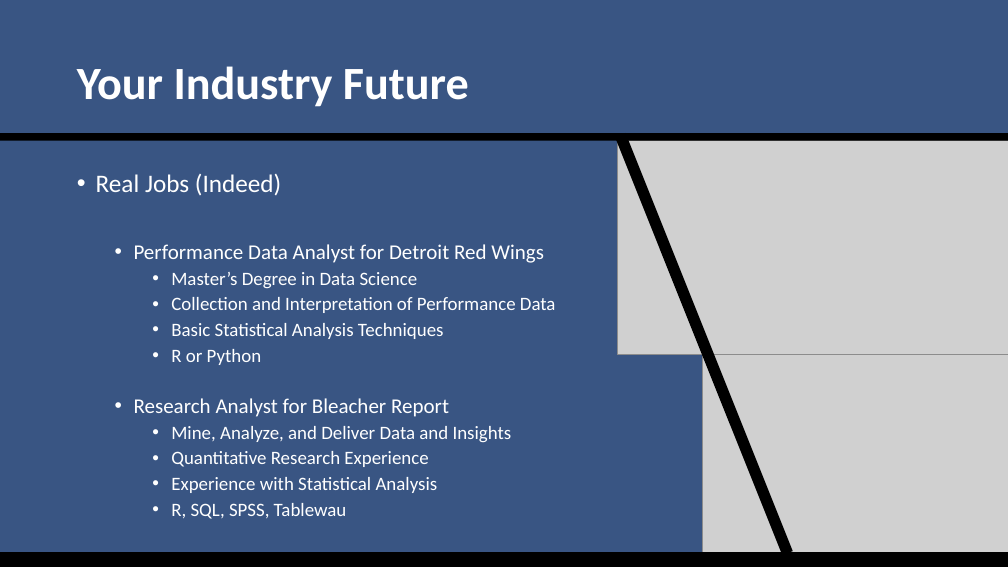
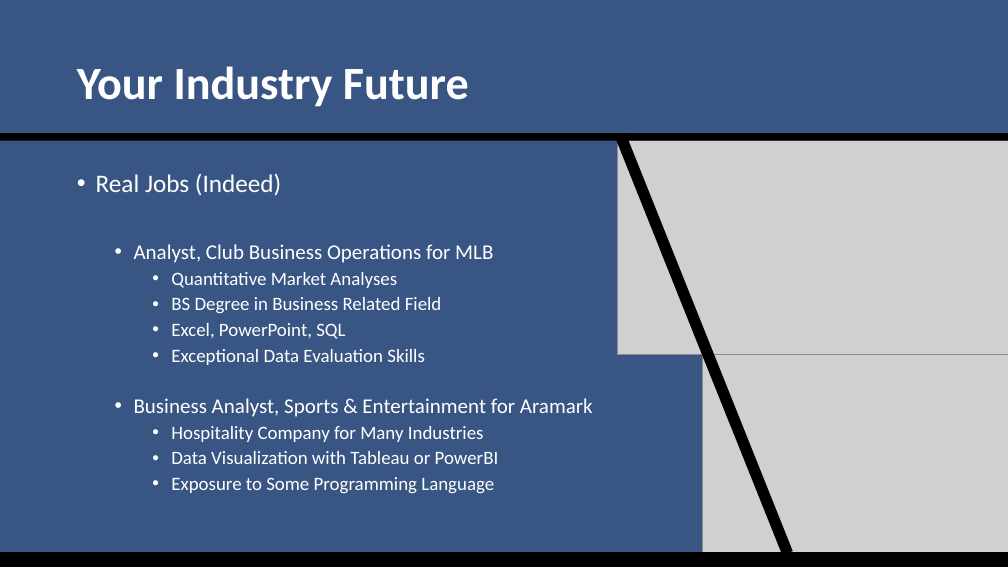
Before and after one commit to SuperMarioGiacomazzo/STOR538_WEBSITE, a slide deck: slide 17 of Slides/Sports Analytics 3/Sports_Analytics_3_Lecture.pptx (slide 16 before the commit). Drawn at 1008x567 pixels with LibreOffice and Linux fonts; fonts in the diff are those of the drawing; grey boxes stand for pictures. Boxes give left, top, right and bottom in pixels: in the first picture for what was removed or moved away, otherwise in the second. Text is boxed around its words. In the diff, an @@ line names an element or a change of style, - is before the commit and + after.

```diff
--- a/Slides/Sports Analytics 3/Sports_Analytics_3_Lecture.pptx
+++ b/Slides/Sports Analytics 3/Sports_Analytics_3_Lecture.pptx
@@ text at (134, 244, 593, 494): text changed @@
-  • Performance Data Analyst for Detroit Red Wings
-    • Master’s Degree in Data Science
-    • Collection and Interpretation of Performance Data
-    • Basic Statistical Analysis Techniques
-    • R or Python
-  • Research Analyst for Bleacher Report
-    • Mine, Analyze, and Deliver Data and Insights
-    • Quantitative Research Experience
-    • Experience with Statistical Analysis
-    • R, SQL, SPSS, Tablewau
+  • Analyst, Club Business Operations for MLB
+    • Quantitative Market Analyses
+    • BS Degree in Business Related Field
+    • Excel, PowerPoint, SQL
+    • Exceptional Data Evaluation Skills
+  • Business Analyst, Sports & Entertainment for Aramark
+    • Hospitality Company for Many Industries
+    • Data Visualization with Tableau or PowerBI
+    • Exposure to Some Programming Language
```
Also in this commit, not shown: 7 other slides changed, 2 slides added, 3 other files.
